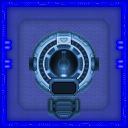
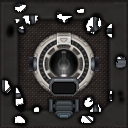
Comparing the layer stacks of the two 128x128 images. Changes:
hid group "Blueprint" (5 layers) over 0, 0, 128, 128
added group "Base_66" with 2 layers above "roof_33" over 0, 0, 128, 128
added layer "Ebene 25 Kopie" (2nd of 4, in "Base_66") in group "Base_66" over 0, 0, 128, 128
added layer "Floor_023" over 0, 0, 128, 128
